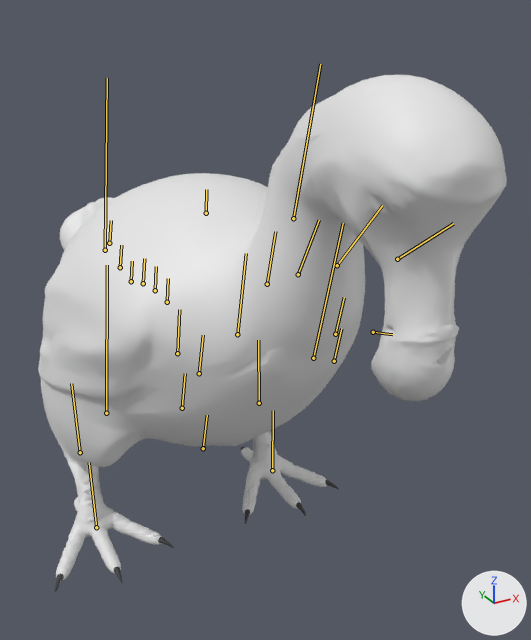
The glTF model bichos/modelos/dodo.glb: old version first, new version second.
Camera for both pictures: a camera (50 mm lens) standing at (-0.478, -1.178, 1.008) and looking at (0.081, -0.163, 0.5). The axes (+X, +Y, +Z) are drawn at lower right. The lights are the same throughout. The first picture is the older version. Both versions are drawn at frame 19 of the action 'atacar'; the numbers are the values there. The bones that change, and the others that lie on the model, are drawn over the model as lines.

In view in the first picture: 'dodo_malha_0' and 1 more.
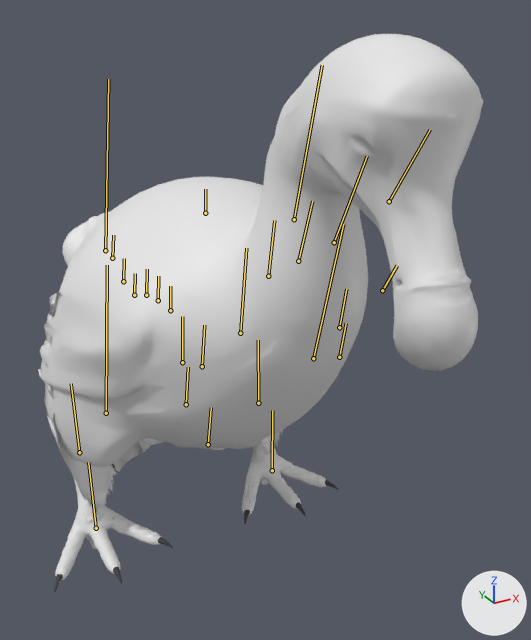
What differs and where, as boxes (x1, y1, x2, y2) in the pictures (531 x 640 px):
'dodo_malha_0', posed (8% taller)
    before: (38, 75, 507, 582)
    after: (38, 34, 483, 583)
bone 'quadril', root to tip
    before: (206, 213) to (206, 189)
    after: (205, 213) to (205, 189)
bone 'pescoco_1', root to tip
    before: (298, 274) to (319, 220)
    after: (298, 261) to (312, 201)
bone 'pescoco_2', root to tip
    before: (337, 265) to (382, 205)
    after: (334, 242) to (367, 156)
bone 'pescoco_3', root to tip
    before: (397, 259) to (453, 223)
    after: (389, 201) to (430, 129)
bone 'cabeca', root to tip
    before: (373, 332) to (392, 334)
    after: (382, 290) to (397, 265)
bone 'coxa_E', root to tip
    before: (293, 218) to (320, 64)
    after: (294, 219) to (322, 65)
bone 'coxa_D', root to tip
    before: (105, 250) to (107, 78)
    after: (105, 250) to (108, 79)

The change in detail:
Bone 'quadril' (bone_quadril) turns from (8, 1, 0) to (4, 1, 0) degrees about its own x, y and z.
Bone 'pescoco_1' (bone_pescoco_1) turns from (13, -3, -1) to (7, -3, 0) degrees about its own x, y and z.
Bone 'pescoco_2' (bone_pescoco_2) turns from (13, -3, -1) to (7, -3, 0) degrees about its own x, y and z.
Bone 'pescoco_3' (bone_pescoco_3) turns from (13, -3, -1) to (7, -3, 0) degrees about its own x, y and z.
Bone 'cabeca' (bone_cabeca) turns from (16, -7, 13) to (10, -6, 13) degrees about its own x, y and z.
Bone 'coxa_E' (bone_coxa_e) turns from (7, 0, 0) to (12, 0, 0) degrees about its own x, y and z.
Bone 'coxa_D' (bone_coxa_d) turns from (9, 0, 0) to (14, 0, 0) degrees about its own x, y and z.
